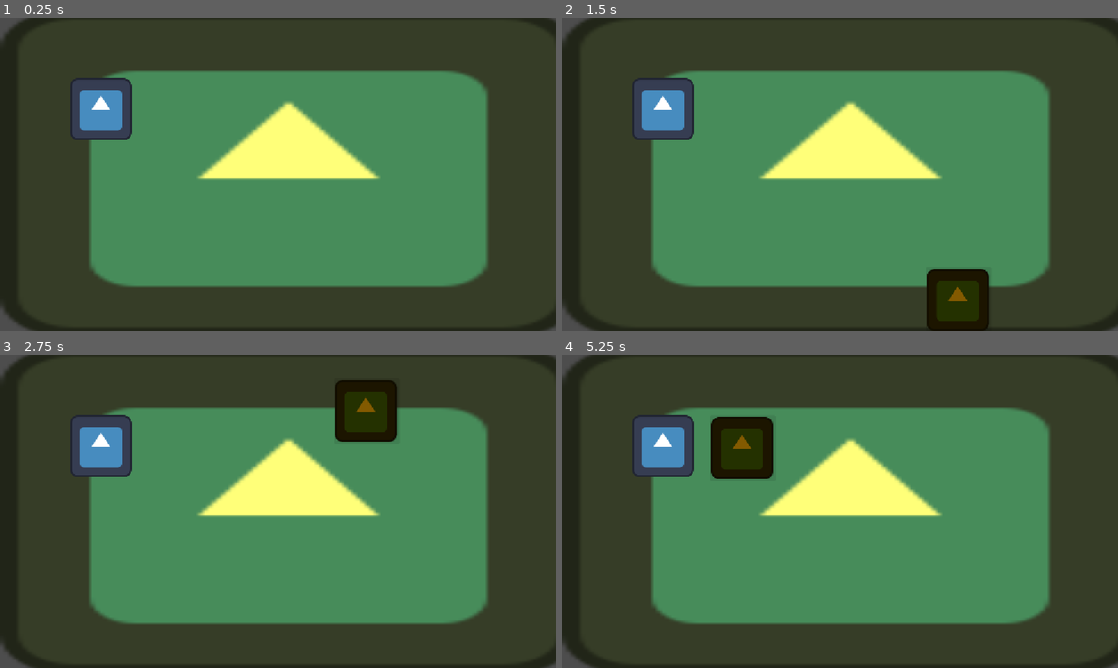
Above: before the commit, frames 1-4 (two rows, left to right).
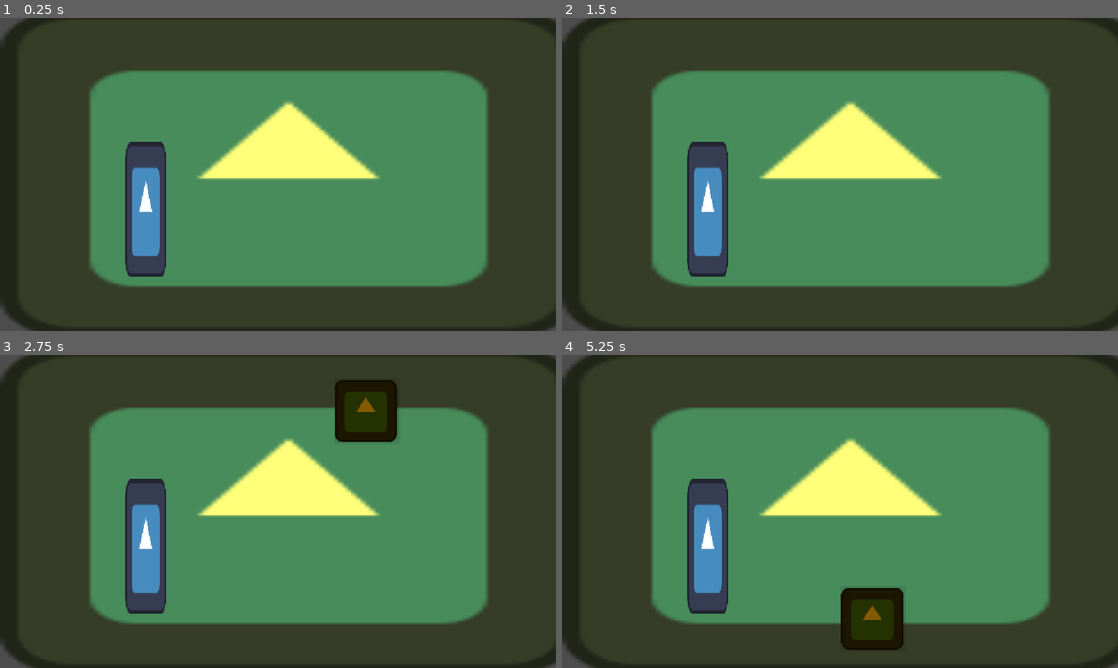
Above: after the commit, the same moments.

Repository: willow45-cloud/gmtk-countdrac
Game: Godot game, scene res://scenes/main_scene.tscn
Same seed, same stepped clock (60 frames per second), same inputs: the game is played once before the commit and once after it. The engine's default icon, where the game draws it, is replaced by a stand-in: a white triangle on a blue panel in a dark square.
Inputs (mouse positions are in pixels of both pictures, inside the frame that each line leads up to; where the layout moved, square brackets give the same spot in the first picture):
- Up to frame 1 (0.25 s): no input
- Up to frame 2 (1.5 s): tap Enter at 0.5 s; click (912, 202) [956, 299] at 1.25 s
- Up to frame 3 (2.75 s): click (350, 539) at 2.02 s
- Up to frame 4 (5.25 s): click (928, 411) at 2.75 s; tap Space at 3.5 s; tap Enter at 5 s

The runs differ from the first frame. In frame 1, 5.2% of the frame differs, in the area x 13-30%, y 19-83%; in frame 2, 7.3%; in frame 3, 5.2%; in frame 4, 9.6%, in the area x 13-62%, y 19-95%.

Commit message:
spawner back in own file, disapperas and adds to counter

Diff:
--- a/Test_Willow.tscn
+++ /dev/null
@@ -1,3 +0,0 @@
-[gd_scene format=3 uid="uid://buieukgx4s368"]
-
-[node name="TestWillow" type="Node2D" unique_id=671138318]
--- a/Menu_Settings.tscn
+++ b/scenes/Menu_Settings.tscn
@@ -1,7 +1,7 @@
 [gd_scene format=3 uid="uid://ca0fyechflxfp"]
 
-[ext_resource type="Script" uid="uid://pfsdqob3ecjp" path="res://menu_settings.gd" id="1_5c6tt"]
-[ext_resource type="Texture2D" uid="uid://cb4sg65t3lbim" path="res://icon.svg" id="1_afpo8"]
+[ext_resource type="Script" uid="uid://pfsdqob3ecjp" path="res://scripts/menu_settings.gd" id="1_5c6tt"]
+[ext_resource type="Texture2D" uid="uid://cb4sg65t3lbim" path="res://artwork/icon.svg" id="1_afpo8"]
 
 [sub_resource type="Gradient" id="Gradient_5c6tt"]
 
--- a/scenes/main_scene.tscn
+++ b/scenes/main_scene.tscn
@@ -1,7 +1,7 @@
 [gd_scene format=3 uid="uid://8ad4pin0moqi"]
 
 [ext_resource type="Texture2D" uid="uid://cb4sg65t3lbim" path="res://artwork/icon.svg" id="1_w2twt"]
-[ext_resource type="Script" uid="uid://uuuur0lgm0hf" path="res://scenes/spawner.gd" id="2_pw63i"]
+[ext_resource type="PackedScene" uid="uid://vcrukcf7srmc" path="res://scenes/spawner.tscn" id="2_pw63i"]
 
 [node name="main_scene" type="Node2D" unique_id=1565350175]
 
@@ -12,27 +12,9 @@
 texture = ExtResource("1_w2twt")
 
 [node name="drac" type="Sprite2D" parent="." unique_id=184267607]
-position = Vector2(209, 189)
+position = Vector2(302, 397)
+scale = Vector2(0.65625, 2.1796875)
 texture = ExtResource("1_w2twt")
 
-[node name="Spawner" type="Sprite2D" parent="." unique_id=979591683]
-modulate = Color(0.6745098, 0.4627451, 0, 1)
-position = Vector2(487, 292)
-texture = ExtResource("1_w2twt")
-script = ExtResource("2_pw63i")
-
-[node name="Button" type="Button" parent="Spawner" unique_id=1744383701]
-modulate = Color(0, 0, 0, 0.15686275)
-offset_left = -66.0
-offset_top = -68.0
-offset_right = 70.0
-offset_bottom = 68.0
-icon = ExtResource("1_w2twt")
-
-[node name="Timer" type="Timer" parent="Spawner" unique_id=44026331]
-wait_time = 0.5
-one_shot = true
-autostart = true
-
-[connection signal="pressed" from="Spawner/Button" to="Spawner" method="_on_button_pressed"]
-[connection signal="timeout" from="Spawner/Timer" to="Spawner" method="_on_timer_timeout"]
+[node name="Spawner" parent="." unique_id=1337995178 instance=ExtResource("2_pw63i")]
+position = Vector2(-92, 78)
--- a/scenes/spawner.gd
+++ /dev/null
@@ -1,23 +0,0 @@
-extends Node2D
-
-var x_location = Vector2(400,200)
-
-func _ready() -> void:
-	$".".hide()
-
-
-func _process(delta: float) -> void:
-	pass
-
-
-func _on_timer_timeout() -> void:
-	var spawn_location_x = randi_range(0,1000)
-	var spawn_location_y = randi_range(0,600)
-	var spawn_postion = Vector2(spawn_location_x,spawn_location_y)
-	$".".global_position = spawn_postion
-	$".".show()
-	$Timer.start()
-
-
-func _on_button_pressed() -> void:
-	print("you got me")
--- a/scenes/spawner.tscn
+++ b/scenes/spawner.tscn
@@ -1,18 +1,28 @@
-[gd_scene format=3 uid="uid://cmo812mrshkas"]
+[gd_scene format=3 uid="uid://vcrukcf7srmc"]
 
-[ext_resource type="Texture2D" uid="uid://cb4sg65t3lbim" path="res://artwork/icon.svg" id="1_2vbf6"]
-[ext_resource type="Script" uid="uid://uuuur0lgm0hf" path="res://scenes/spawner.gd" id="1_ik2nu"]
+[ext_resource type="Texture2D" uid="uid://cb4sg65t3lbim" path="res://artwork/icon.svg" id="1_ik2nu"]
+[ext_resource type="Script" uid="uid://uuuur0lgm0hf" path="res://scripts/spawner.gd" id="2_ik2nu"]
 
-[node name="spawner" type="Node2D" unique_id=418516420]
-script = ExtResource("1_ik2nu")
+[node name="Spawner" type="Node2D" unique_id=1337995178]
 
-[node name="Sprite2D" type="Sprite2D" parent="." unique_id=2063158553]
+[node name="Spawner" type="Sprite2D" parent="." unique_id=586822667]
 modulate = Color(0.6745098, 0.4627451, 0, 1)
-texture = ExtResource("1_2vbf6")
+position = Vector2(564, 298)
+texture = ExtResource("1_ik2nu")
+script = ExtResource("2_ik2nu")
 
-[node name="Timer" type="Timer" parent="." unique_id=1116390405]
+[node name="Button" type="Button" parent="Spawner" unique_id=1128985777]
+modulate = Color(0, 0, 0, 0.15686275)
+offset_left = -66.0
+offset_top = -68.0
+offset_right = 70.0
+offset_bottom = 68.0
+icon = ExtResource("1_ik2nu")
+metadata/_edit_use_anchors_ = true
+
+[node name="Timer" type="Timer" parent="Spawner" unique_id=1016583582]
 wait_time = 0.5
-one_shot = true
 autostart = true
 
-[connection signal="timeout" from="Timer" to="." method="_on_timer_timeout"]
+[connection signal="pressed" from="Spawner/Button" to="Spawner" method="_on_button_pressed"]
+[connection signal="timeout" from="Spawner/Timer" to="Spawner" method="_on_timer_timeout"]
--- /dev/null
+++ b/scripts/spawner.gd
@@ -0,0 +1,42 @@
+extends Node2D
+
+
+var button_clicked = false
+var amount_clicked = 0
+var moving_speed = 100
+
+func _ready() -> void:
+	$".".hide()
+
+
+func _process(delta: float) -> void:
+	pass
+
+
+func _on_timer_timeout() -> void:
+	var spawn_location_x = randi_range(0,1000)
+	var spawn_location_y = randi_range(0,600)
+	var spawn_postion = Vector2(spawn_location_x,spawn_location_y)
+	$".".global_position = spawn_postion
+	$".".show()
+	$Button.show()
+	var timer_range = randf_range(0.5,3)
+	$Timer.wait_time = timer_range
+
+
+
+func _on_button_pressed() -> void:
+	print("you got me")
+	button_clicked = true
+	if button_clicked == true:
+		$".".hide()
+		$Button.hide()
+		amount_clicked += 1
+
+	elif button_clicked == false:
+		pass
+
+
+
+#func move_at_drac():
+#	$".".postition = position.move_toward(Vector2(300,400), moving_speed)
Renamed: heresthething.png -> artwork/heresthething.png
Not shown, changed: artwork/heresthething.png.import
Renamed: menu_settings.gd -> scripts/menu_settings.gd
Renamed: menu_settings.gd.uid -> scripts/menu_settings.gd.uid
Renamed: scenes/spawner.gd.uid -> scripts/spawner.gd.uid
